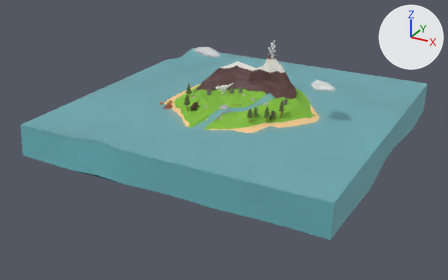
An edit to the glTF model public/models/escena.glb, drawn before and after from the same camera.
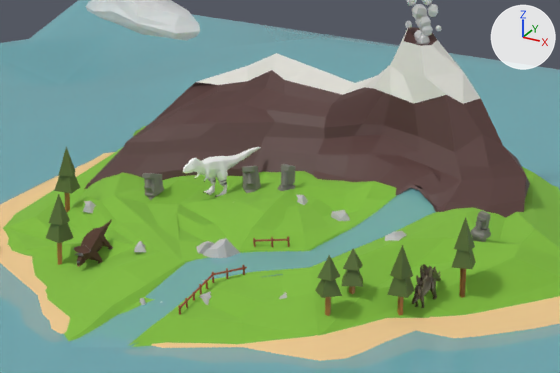
There are two pictures of each version: one whole from a 50 mm camera at (166.5, -325.6, 146.4) aimed at (-3.9, -15.8, -8.5), one close up on the part from 39% to 68% of the width and 17% to 49% of the height. The axes (+X, +Y, +Z) are drawn at upper right. The lights are the same throughout. Where no turn or scale is listed for an object, it has been applied to the vertices.

The first close-up shows 'Agua_blinn1_0', 'Cube', 'Cube.001', 'Mar_e_moto_blinn1_0', 'Montanha_Neve_0', 'Montanha_lambert13_0', 'Stegosaurus', 'Villager_lambert6_0', 'pCone5_pasted__lambert7_0', 'pCube13_lambert10_0', 'pCylinder1_Grama_0', 'pCylinder2_lambert8_0'.
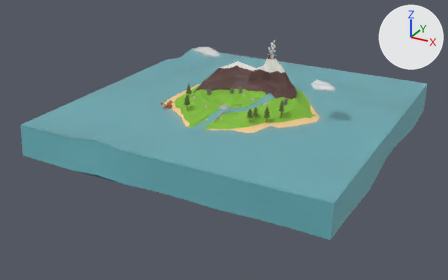
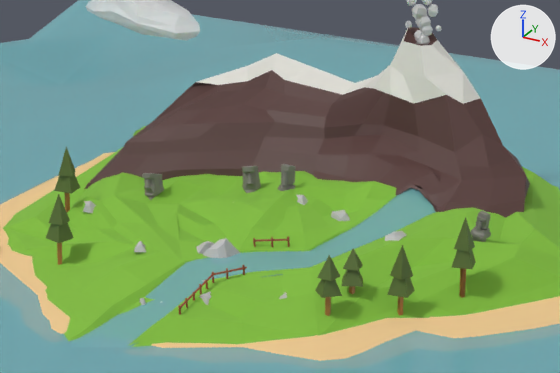
Where the change shows, as pixel boxes (x1, y1, x2, y2) in the close-ups (560 x 373 px):
```json
{"object": "Cube", "change": "deleted", "before": [183, 147, 261, 197], "faces in mat_procedural_dinosaur_skin (white #ffffff)": [183, 147, 261, 196]}
{"object": "Cube.001", "change": "deleted", "before": [74, 219, 113, 267], "on screen": "brown", "faces in mat_chocolate_oscuro_001 (brown #523627)": [74, 219, 112, 266]}
{"object": "Stegosaurus", "change": "deleted", "before": [412, 264, 441, 308], "faces in mat_darkbrown_001 (brown #4a3f30)": [412, 271, 441, 308], "faces in mat_brown_001 (brown #5c4e3b)": [414, 264, 441, 297]}
```

Scene script edits in JSON lines:
```json
{"op": "remove", "block": "ob_cube_001", "code": ["ob_cube_001 = bpy.data.objects.new('Cube.001', me_cube_002)", "ob_cube_001.location = (-17.0, -27.5, 14.1)"]}
{"op": "remove", "block": "ob_cube", "code": ["ob_cube = bpy.data.objects.new('Cube', me_cube)", "ob_cube.location = (-11.8, -1.6, 20.1)"]}
{"op": "remove", "block": "ob_stegosaurus", "code": ["ob_stegosaurus = bpy.data.objects.new('Stegosaurus', me_stegosaurus_001)", "ob_stegosaurus.location = (30.1, -19.8, 13.3)"]}
```
